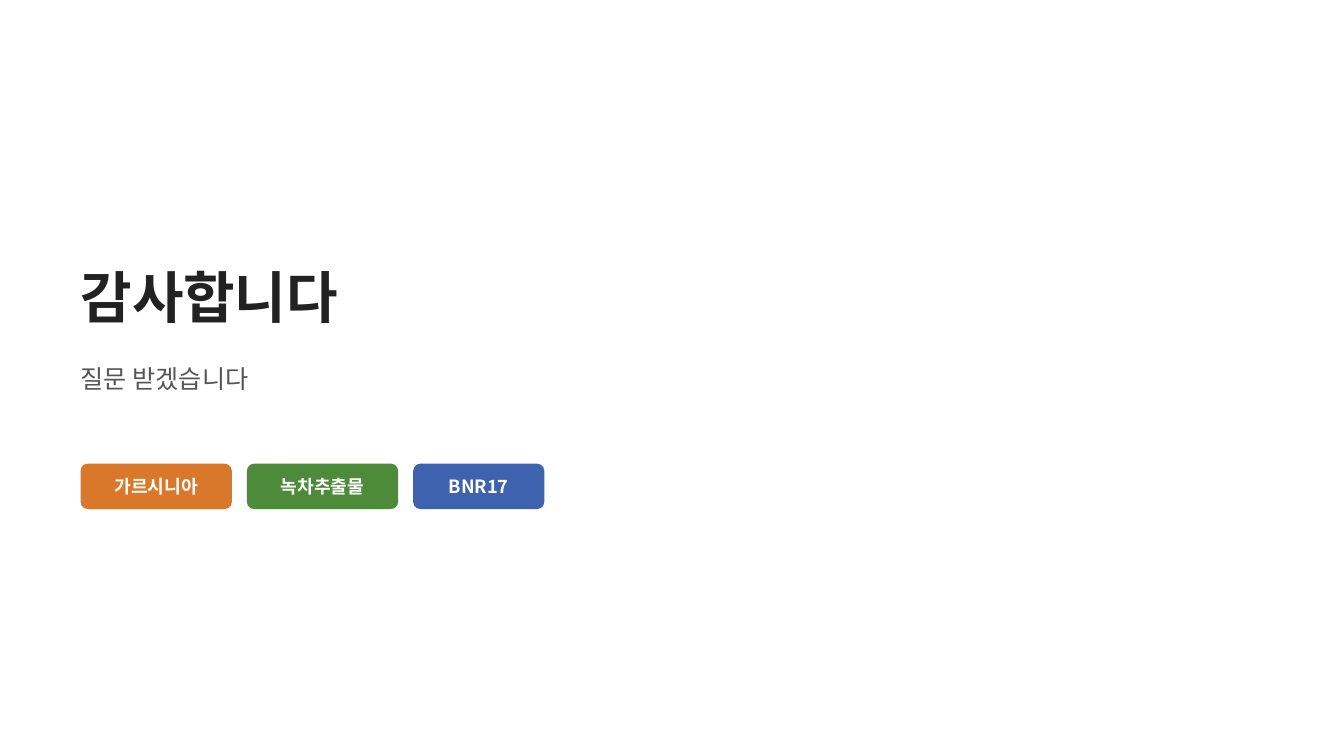
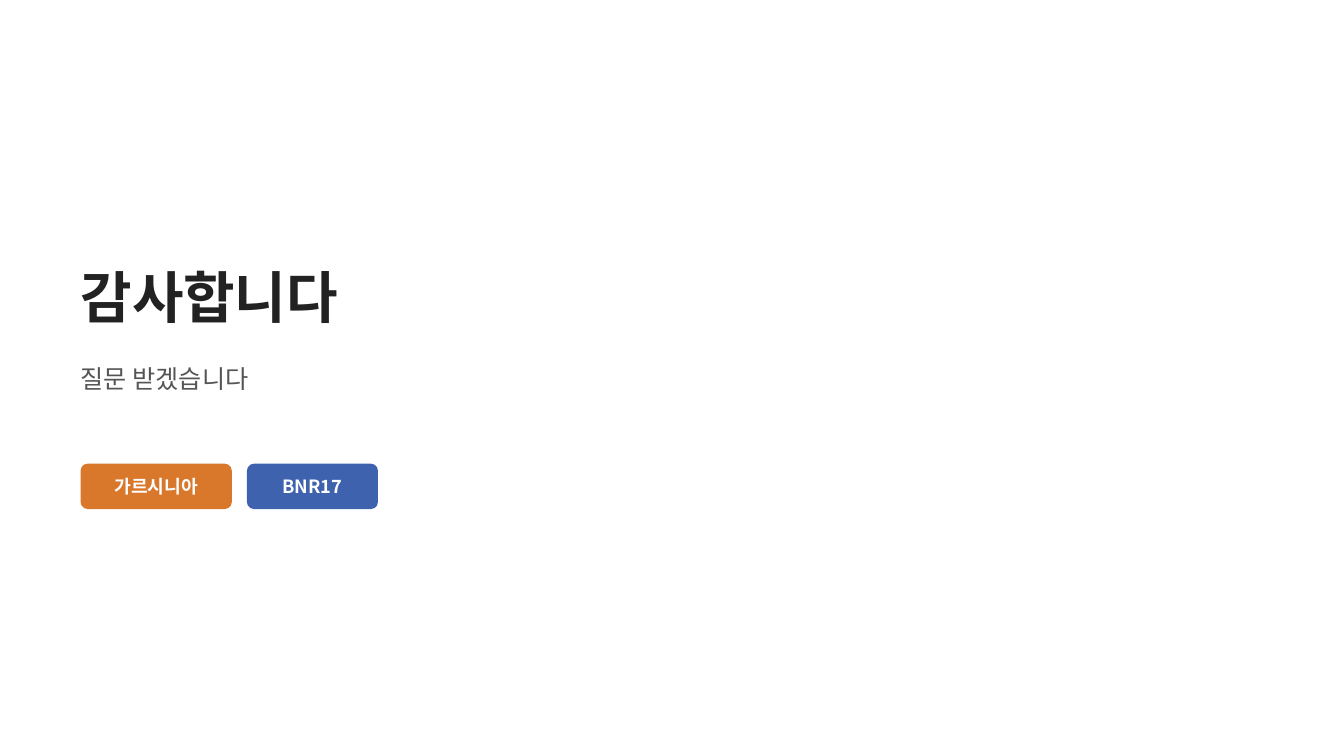
Before and after one commit to logvinca99-cell/logvinca, a slide deck: slide 17 of 발표자료/체중조절_발표_기능성식품학.pptx (slide 19 before the commit). Drawn at 1344x756 pixels with LibreOffice and Linux fonts; fonts in the diff are those of the drawing. Boxes give left, top, right and bottom in pixels: in the first picture for what was removed or moved away, otherwise in the second. Text is boxed around its words. In the diff, an @@ line names an element or a change of style, - is before the commit and + after.

```diff
--- a/발표자료/체중조절_발표_기능성식품학.pptx
+++ b/발표자료/체중조절_발표_기능성식품학.pptx
@@ rounded rectangle "BNR17" moved from (x1=413, y1=464, x2=544, y2=509) to (x1=247, y1=464, x2=378, y2=509) @@
@@ rounded rectangle removed at (x1=247, y1=464, x2=398, y2=509) @@
-녹차추출물
```
Also in this commit, not shown: 12 other slides changed, 8 slides added, 8 slides removed.
